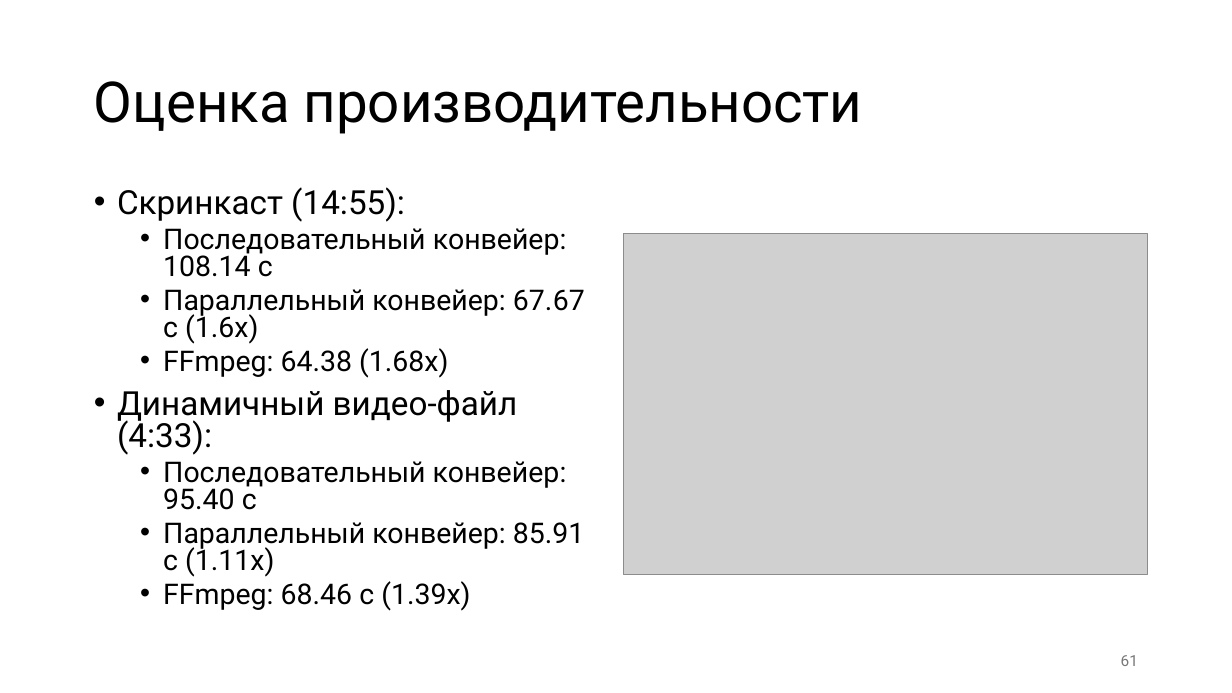
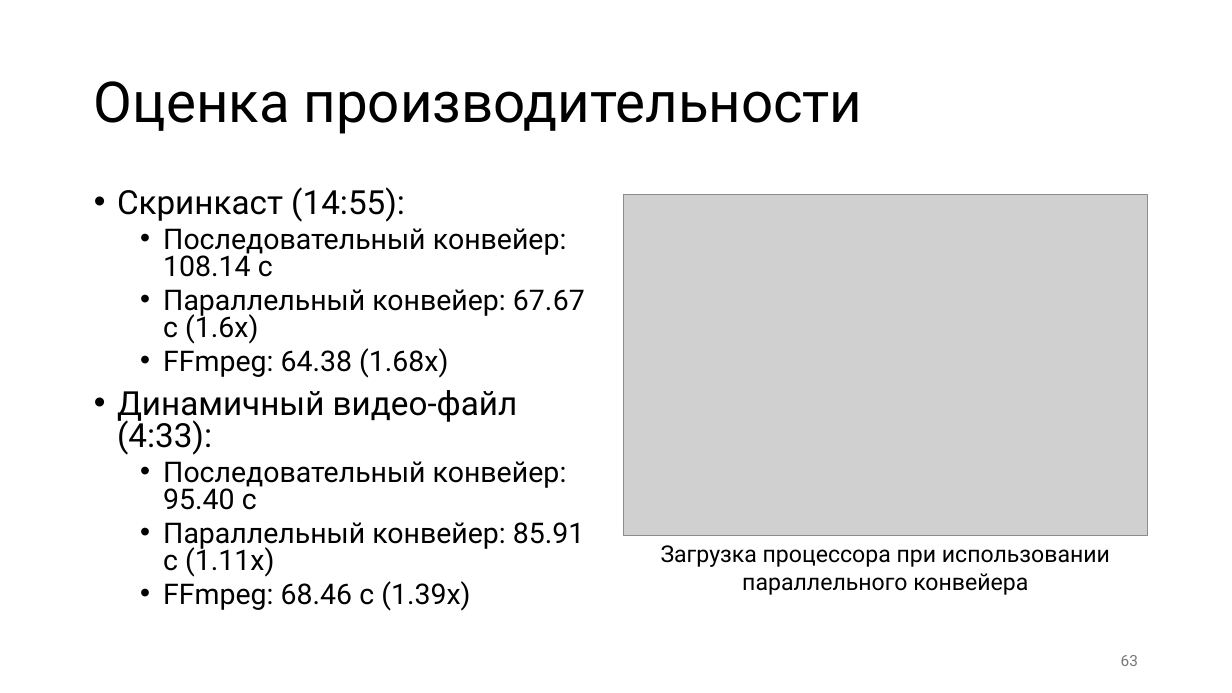
Before and after one commit to alexey-malov/ffmpeg-transcoder-demo, a slide deck: slide 63 of ffmpeg without pain.pptx (slide 61 before the commit). Drawn at 1232x693 pixels with LibreOffice and Linux fonts; fonts in the diff are those of the drawing; grey boxes stand for pictures. Boxes give left, top, right and bottom in pixels: in the first picture for what was removed or moved away, otherwise in the second. Text is boxed around its words. In the diff, an @@ line names an element or a change of style, - is before the commit and + after.

```diff
--- a/ffmpeg without pain.pptx
+++ b/ffmpeg without pain.pptx
@@ picture: place and size @@
-picture at (624, 234, 1148, 575)
+picture at (624, 194, 1148, 535)
@@ text added at (661, 545, 1110, 595), 18 pt, text #000000 @@
+Загрузка процессора при использовании параллельного конвейера
@@ page number at (1121, 655, 1138, 666): text changed @@
-61
+63
```
Also in this commit, not shown: 5 other slides changed, 2 slides added.
